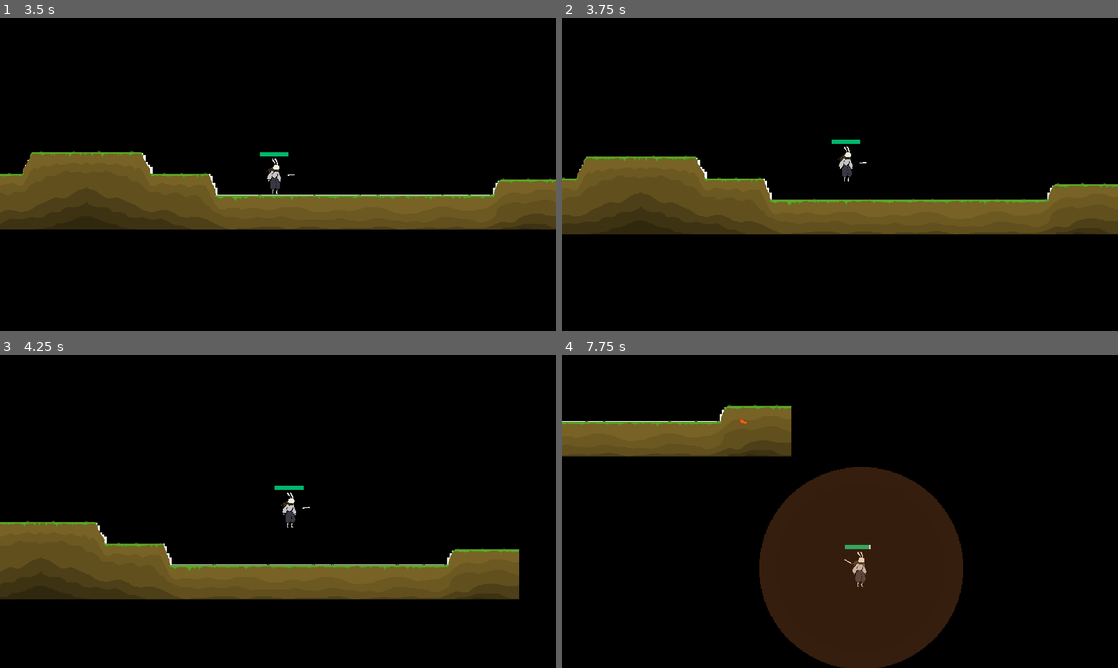
Above: before the commit, frames 1-4 (two rows, left to right).
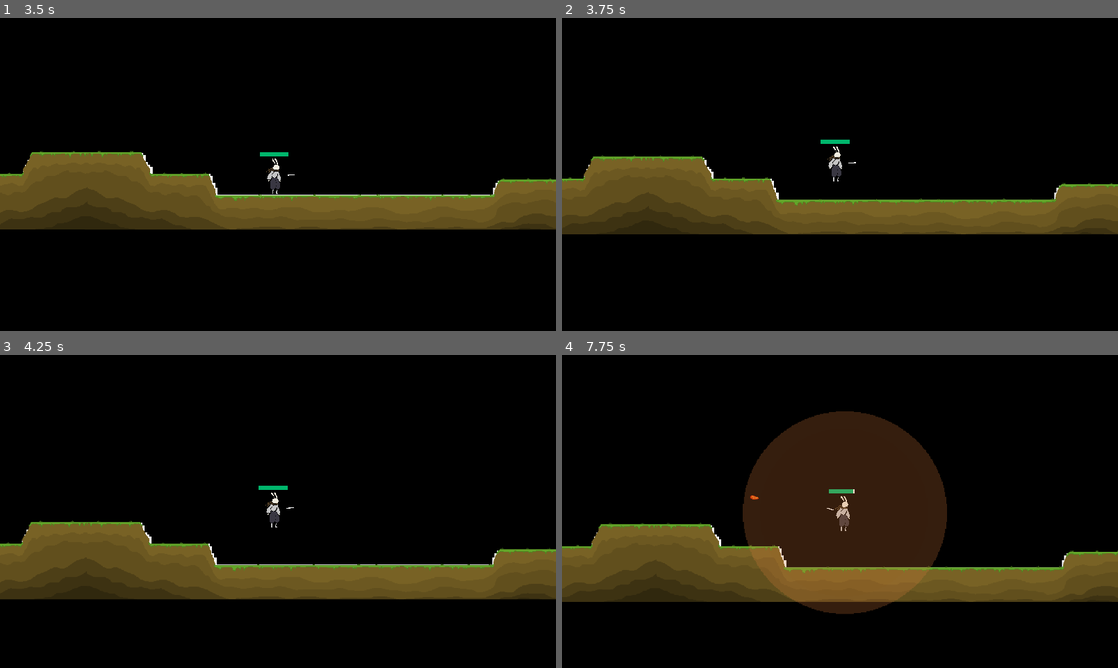
Above: after the commit, the same moments.

Repository: RobinLiu69/Spell-Tale
Game: Godot game, scene res://scenes/main.tscn
The game is run twice, just before and just after one commit, with the same random seed, the same clock (stepped at 60 frames per second) and the same inputs.
Inputs (mouse positions are in pixels of both pictures, inside the frame that each line leads up to):
- Up to frame 1 (3.5 s): click (278, 171) at 0.5 s; click "1 VS 1 BATTLE" at 1.25 s; click "Leave" at 2 s; click "TRAINING MODE" at 2.75 s
- Up to frame 2 (3.75 s): tap Enter at 3.5 s; move the mouse to (962, 158) at 3.52 s; hold D (right) from 3.53 s (still down); tap Space (jump) at 3.6 s
- Up to frame 3 (4.25 s): keep holding D (right); tap Space (jump) at 3.77, 4.07 s
- Up to frame 4 (7.75 s): move the mouse to (728, 527) at 4.27 s; tap Q (special_1) at 4.35, 7.35 s; tap Space (jump) at 4.52, 4.55, 4.82, 5.3, 6.02, 6.05, 6.32, 6.6, 6.77, 7.07, 7.52, 7.55 s; move the mouse to (895, 442) at 5.02 s; release D (right) at 5.03 s; hold A (left) 5.03-5.78 s; tap W (special_2) at 5.1 s; move the mouse to (812, 574) at 5.77 s; hold D (right) 5.78-7.28 s; tap E (special_3) at 5.85 s; move the mouse to (1006, 558) at 6.52 s; move the mouse to (673, 464) at 7.27 s; hold A (left) from 7.28 s (still down)

Frame 1 is identical in both runs. In frame 2, 1.1% of the frame differs, in the area x 0-100%, y 38-60%; in frame 3, 4.1%; in frame 4, 33%, in the area x 0-100%, y 15-100%.
Error after the commit: Parse Error: Class "Component" hides a global script class. (res://scripts/player/components/idle_component.gd:2)

Commit message:
basic component

Diff:
--- a/project.godot
+++ b/project.godot
@@ -30,7 +30,7 @@
 
 [editor_plugins]
 
-enabled=PackedStringArray("res://addons/auto_saver/plugin.cfg", "res://addons/wakatime/plugin.cfg")
+enabled=PackedStringArray("res://addons/wakatime/plugin.cfg")
 
 [input]
 
@@ -78,6 +78,10 @@
 ]
 }
 
+[physics]
+
+common/physics_interpolation=true
+
 [rendering]
 
 textures/canvas_textures/default_texture_filter=0
--- a/scenes/player/player.tscn
+++ b/scenes/player/player.tscn
@@ -1,9 +1,12 @@
-[gd_scene load_steps=9 format=3 uid="uid://baeupmwvx1kib"]
+[gd_scene load_steps=12 format=3 uid="uid://baeupmwvx1kib"]
 
 [ext_resource type="Texture2D" uid="uid://buxqa7rdfotov" path="res://resources/images/player/player.png" id="1_3vyb7"]
-[ext_resource type="Script" uid="uid://dlvhwpsrbw6mc" path="res://scripts/player.gd" id="1_g2els"]
+[ext_resource type="Script" uid="uid://dlvhwpsrbw6mc" path="res://scripts/player/player.gd" id="1_g2els"]
 [ext_resource type="PackedScene" uid="uid://dbthbwirn2glv" path="res://scenes/player/health_bar.tscn" id="3_gmlin"]
 [ext_resource type="Script" uid="uid://bqqufaikvwb6f" path="res://scripts/effects/status_effect_manager.gd" id="4_lvxji"]
+[ext_resource type="Script" uid="uid://bpfkuhklhvfql" path="res://scripts/player/components/run_component.gd" id="5_p47bc"]
+[ext_resource type="Script" uid="uid://ca0hpxki4n0lq" path="res://scripts/player/trees/behavior_tree.gd" id="6_75vfm"]
+[ext_resource type="Script" uid="uid://daof1ifvd1ygh" path="res://scripts/player/components/idle_component.gd" id="7_0owmy"]
 
 [sub_resource type="CapsuleShape2D" id="CapsuleShape2D_g2els"]
 radius = 16.0
@@ -77,3 +80,16 @@
 
 [node name="StatusEffectManager" type="Node2D" parent="."]
 script = ExtResource("4_lvxji")
+
+[node name="BehaviorTree" type="Node" parent="." node_paths=PackedStringArray("entity", "default_component")]
+script = ExtResource("6_75vfm")
+entity = NodePath("..")
+default_component = NodePath("IdleComponent")
+
+[node name="RunComponent" type="Node" parent="BehaviorTree" node_paths=PackedStringArray("tree")]
+script = ExtResource("5_p47bc")
+tree = NodePath("..")
+
+[node name="IdleComponent" type="Node" parent="BehaviorTree" node_paths=PackedStringArray("tree")]
+script = ExtResource("7_0owmy")
+tree = NodePath("..")
--- /dev/null
+++ b/scripts/player/components/idle_component.gd
@@ -0,0 +1,16 @@
+extends Node
+class_name Component
+
+@export var tree: ComponentTree
+
+func initialize():
+	pass
+
+func update(delta):
+	var entity = tree.entity
+
+	if entity.movement_direction:
+		tree.change_component("RunComponent")
+
+	if entity.jump:
+		tree.change_component("JumpComponent")
--- /dev/null
+++ b/scripts/player/components/run_component.gd
@@ -0,0 +1,40 @@
+extends Node
+class_name Component
+
+@export var tree: ComponentTree
+
+const SPEED = 300.0
+
+var acceleration = 0.0
+var speed_multiplier := 1.0
+
+func initialize():
+	pass
+
+func component_changes(entity):
+	if !entity.movement_direction:
+		tree.change_component("IdleComponent")
+
+	if entity.jump:
+		tree.change_component("JumpComponent")
+
+func update(delta):
+	var entity = tree.entity
+
+	component_changes(entity)
+
+	do_movement(delta, entity)
+
+func do_movement(delta, entity):
+	if entity.is_on_floor():
+		if entity.movement_direction:
+			acceleration = entity.movement_direction * SPEED * speed_multiplier
+		else:
+			acceleration = move_toward(acceleration, 0, SPEED)
+
+	entity.velocity.x = acceleration
+
+	if entity.velocity.x < 0:
+		entity.player_sprite.flip_h = true
+	elif tree.entity.velocity.x > 0:
+		entity.player_sprite.flip_h = false
--- a/scripts/player.gd
+++ b/scripts/player/player.gd
@@ -1,19 +1,16 @@
+extends CharacterBody2D
 class_name Player
-extends CharacterBody2D
 
 @onready var marker := $SpellCon/Marker2D
 @onready var health_bar := $HealthBar
 @onready var status_effect_manager: Node2D = $StatusEffectManager
 @onready var camera_2d := $Camera2D
+@onready var player_sprite := $PlayerSprite
 
-
-const SPEED = 300.0
 const JUMP_VELOCITY = -500.0
 
-var acceleration = 0.0
-var speed_multiplier := 1.0
 var health = 10.0
-
+var movement_direction = 0
 
 var spell_1: String
 var spell_2: String
@@ -64,29 +61,20 @@
 
 	# Handle jump.
 
-	if Input.is_action_just_pressed("jump") and is_on_floor():
-		velocity.y = JUMP_VELOCITY
-
-	# Get the input direction and handle the movement/deceleration.
-	# As good practice, you should replace UI actions with custom gameplay actions.
-	var direction := Input.get_axis("left", "right")
-
-	if is_on_floor():
-		if direction:
-			acceleration = direction * SPEED * speed_multiplier
-		else:
-			acceleration = move_toward(acceleration, 0, SPEED)
-
-	velocity.x = acceleration
-
-	if velocity.x < 0:
-		$PlayerSprite.flip_h = true
-	elif velocity.x > 0:
-		$PlayerSprite.flip_h = false
-
+	inputHandeler()
 
 	move_and_slide()
 
+func inputHandeler():
+	movement_direction = 0
+
+	if Input.is_action_just_pressed("left"):
+		movement_direction -= -1
+	if Input.is_action_just_pressed("right"):
+		movement_direction += 1
+
+	if Input.is_action_just_pressed("jump") and is_on_floor():
+		velocity.y = JUMP_VELOCITY
 
 @rpc("call_local")
 func cast(caster_pid: int, spell_name: String, target_pos: Vector2 = Vector2.ZERO):
--- /dev/null
+++ b/scripts/player/trees/behavior_tree.gd
@@ -0,0 +1,29 @@
+extends Node
+class_name ComponentTree
+
+@export var entity: CharacterBody2D
+@export var default_component: Component
+
+@onready var current_component: Component
+
+func _ready():
+	current_component = default_component
+
+func set_component(new_component):
+	current_component = new_component
+
+func update_component(delta):
+	current_component.update(delta)
+
+func change_component(new_component_name):
+	var new_component : Component = get_node_or_null(new_component_name)
+	if !is_instance_valid(new_component):
+		if not new_component_name:
+			print("Error changing to ", new_component_name, " in ",
+			entity.name, " at ", self.name, ".")
+		change_component(default_component)
+
+	if new_component == current_component:
+		return
+
+	set_component(new_component)
Not shown, added: scripts/player/components/idle_component.gd.uid
Not shown, added: scripts/player/components/run_component.gd.uid
Renamed: scripts/player.gd.uid -> scripts/player/player.gd.uid
Not shown, added: scripts/player/trees/behavior_tree.gd.uid
